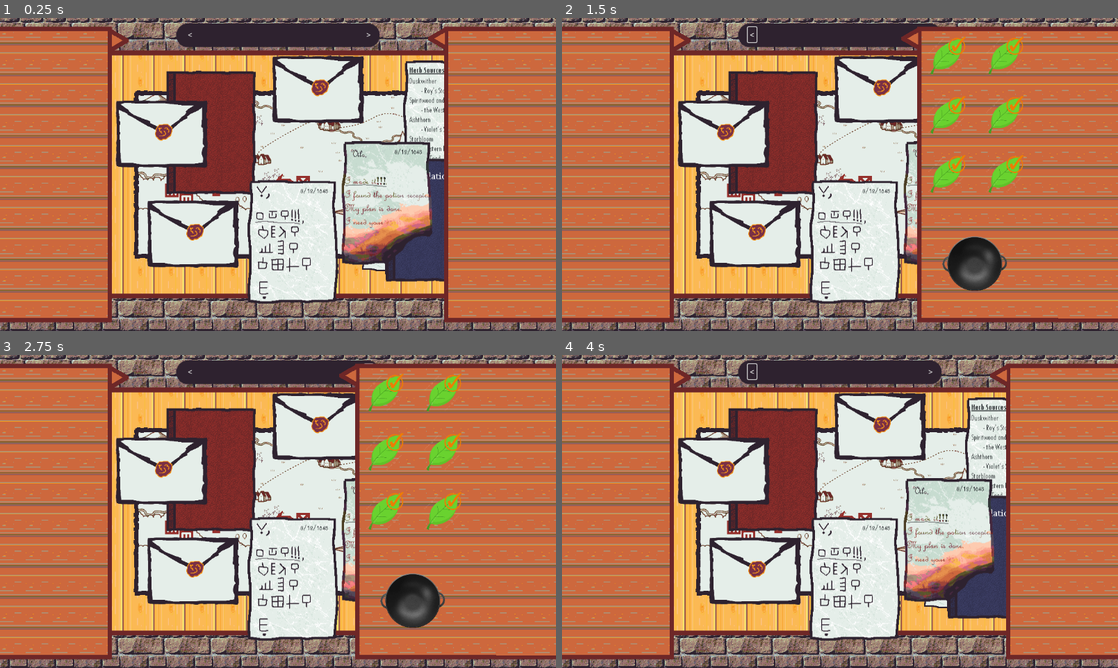
Above: before the commit, frames 1-4 (two rows, left to right).
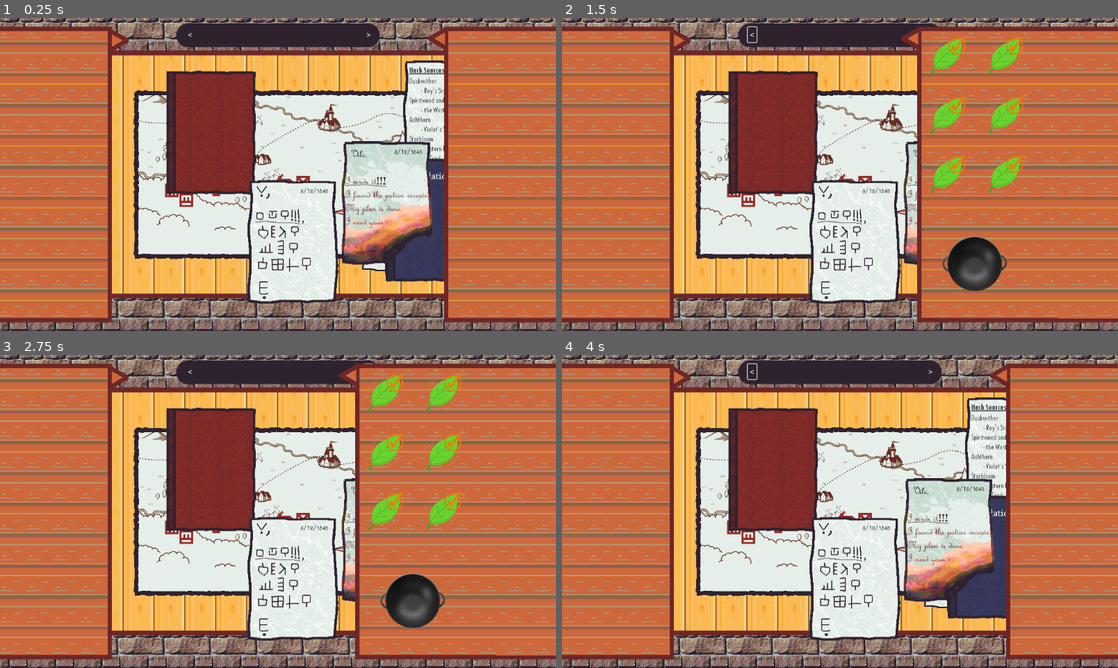
Above: after the commit, the same moments.

Repository: diegofdz333/the-alchemist
Game: Godot game, scene res://scenes/Main.tscn
Two runs of this game, one before a commit and one after it. Both use one fixed random seed, a clock stepped at 60 frames per second and the inputs below.
Inputs (mouse positions are in pixels of both pictures, inside the frame that each line leads up to):
- Up to frame 1 (0.25 s): no input
- Up to frame 2 (1.5 s): click (1001, 39) at 0.52 s; click "<" at 1.25 s
- Up to frame 3 (2.75 s): click ">" at 2 s
- Up to frame 4 (4 s): click (912, 376) at 2.77 s; click "<" at 3.5 s

The runs differ from the first frame. In frame 1, 6.7% of the frame differs, in the area x 20-66%, y 12-80%; in frame 2, 6.5%; in frame 3, 6.5%; in frame 4, 6.7%.

Commit message:
Delete Temp Letters

Diff:
--- a/scenes/Main.tscn
+++ b/scenes/Main.tscn
@@ -1,32 +1,31 @@
-[gd_scene load_steps=23 format=3 uid="uid://de0bxnxrfky8a"]
+[gd_scene load_steps=28 format=3 uid="uid://de0bxnxrfky8a"]
 
 [ext_resource type="Script" path="res://scripts/main.gd" id="1_478tm"]
 [ext_resource type="Script" path="res://scripts/documents_handler.gd" id="1_bl5sq"]
-[ext_resource type="PackedScene" uid="uid://dml2o4mtpde67" path="res://Document.tscn" id="2_2uoe8"]
 [ext_resource type="AudioStream" uid="uid://tifoisvalf6e" path="res://assets/music/Botanical Brewery.mp3" id="2_qdvx0"]
 [ext_resource type="Texture2D" uid="uid://ca4vyoeydh6ex" path="res://assets/table.png" id="3_f8pjf"]
 [ext_resource type="Texture2D" uid="uid://ckp7n13l86t17" path="res://assets/documents/unburntLetter.png" id="4_d8ovf"]
 [ext_resource type="Texture2D" uid="uid://bggqqjhi6lura" path="res://assets/bricks.png" id="4_gd8ix"]
 [ext_resource type="Texture2D" uid="uid://cjms1wtsnkkq0" path="res://assets/documents/burntLetter.png" id="5_4eq1o"]
-[ext_resource type="PackedScene" uid="uid://b5fis15vkrthn" path="res://scenes/DocumentMenu.tscn" id="6_lgqyx"]
-[ext_resource type="PackedScene" uid="uid://dml2o4mtpde67" uid="uid://c2l8r3021bgo0" path="res://scenes/Document.tscn" id="6_sct4c"]
+[ext_resource type="PackedScene" uid="uid://b5fis15vkrthn" path="res://DocumentMenu.tscn" id="6_lgqyx"]
+[ext_resource type="PackedScene" uid="uid://c2l8r3021bgo0" path="res://scenes/Document.tscn" id="6_sct4c"]
 [ext_resource type="Texture2D" uid="uid://bncrq8qe0wpcu" path="res://assets/documents/book/book-page-0.png" id="7_1wq1i"]
-[ext_resource type="PackedScene" uid="uid://b6e5mddcrrd11" path="res://scenes/Cauldron.tscn" id="7_lg7qs"]
+[ext_resource type="PackedScene" path="res://scenes/Cauldron.tscn" id="7_lg7qs"]
 [ext_resource type="Script" path="res://scripts/text_popup.gd" id="8_axhao"]
 [ext_resource type="Texture2D" uid="uid://cdajpqcljhsrr" path="res://assets/textBar.png" id="8_fxjid"]
 [ext_resource type="Script" path="res://scripts/book.gd" id="8_uy8em"]
 [ext_resource type="Script" path="res://scripts/book_button.gd" id="9_uv647"]
 [ext_resource type="LabelSettings" uid="uid://dvbui4870kuc" path="res://resources/secret_label_settings.tres" id="10_3cly0"]
-[ext_resource type="PackedScene" uid="uid://cxfcyyca6olrd" path="res://scenes/PlantMenu.tscn" id="12_cwajq"]
+[ext_resource type="Texture2D" uid="uid://b7sijfyusgtg8" path="res://assets/documents/herb-sources.png" id="10_5825u"]
+[ext_resource type="Texture2D" uid="uid://b1xpxyf5vqnbd" path="res://assets/documents/map.png" id="11_553rl"]
+[ext_resource type="Texture2D" uid="uid://buxma5mjdp01q" path="res://assets/documents/translations/translations-0.png" id="11_pdu1p"]
+[ext_resource type="Script" path="res://scripts/translation_book.gd" id="12_5014t"]
+[ext_resource type="PackedScene" path="res://scenes/PlantMenu.tscn" id="12_cwajq"]
+[ext_resource type="Texture2D" uid="uid://1tydn0godjno" path="res://assets/documents/note.png" id="12_t862x"]
 [ext_resource type="PackedScene" path="res://scenes/Plant.tscn" id="13_m0xuo"]
 [ext_resource type="Texture2D" uid="uid://y82niwuxx1im" path="res://assets/plants/leaf.png" id="14_hvh61"]
 [ext_resource type="Texture2D" uid="uid://f1bs0wqm05im" path="res://assets/plants/leaf_selected.png" id="15_ug3ac"]
 [ext_resource type="Script" path="res://scripts/plant_handler.gd" id="16_mql5o"]
-[ext_resource type="Texture2D" uid="uid://b7sijfyusgtg8" path="res://assets/documents/herb-sources.png" id="10_5825u"]
-[ext_resource type="Texture2D" uid="uid://b1xpxyf5vqnbd" path="res://assets/documents/map.png" id="11_553rl"]
-[ext_resource type="Texture2D" uid="uid://buxma5mjdp01q" path="res://assets/documents/translations/translations-0.png" id="11_pdu1p"]
-[ext_resource type="Script" path="res://scripts/translation_book.gd" id="12_5014t"]
-[ext_resource type="Texture2D" uid="uid://1tydn0godjno" path="res://assets/documents/note.png" id="12_t862x"]
 
 [sub_resource type="LabelSettings" id="LabelSettings_na3qj"]
 font_size = 22
@@ -96,15 +95,6 @@
 
 [node name="Documents" type="Node" parent="."]
 script = ExtResource("1_bl5sq")
-
-[node name="Dummy-letter4" parent="Documents" instance=ExtResource("6_sct4c")]
-position = Vector2(83, -176)
-
-[node name="Dummy-letter3" parent="Documents" instance=ExtResource("6_sct4c")]
-position = Vector2(-241, -84)
-
-[node name="Dummy-letter2" parent="Documents" instance=ExtResource("6_sct4c")]
-position = Vector2(-176, 123)
 
 [node name="Unburnt Letter" parent="Documents" instance=ExtResource("6_sct4c")]
 position = Vector2(31, 141)
@@ -181,10 +171,6 @@
 text = ">"
 script = ExtResource("9_uv647")
 
-[node name="DocumentMenu" parent="." instance=ExtResource("6_lgqyx")]
-z_index = 40
-position = Vector2(-561, 16)
-
 [node name="TranslationsBook" parent="Documents" instance=ExtResource("6_sct4c")]
 z_index = 1
 position = Vector2(316, 95)
@@ -287,6 +273,10 @@
 texture = ExtResource("12_t862x")
 text = "QG,PA"
 small_texture = ExtResource("12_t862x")
+
+[node name="DocumentMenu" parent="." instance=ExtResource("6_lgqyx")]
+z_index = 40
+position = Vector2(-561, 16)
 
 [node name="Table" type="Sprite2D" parent="."]
 z_index = -5
@@ -375,7 +365,6 @@
 [connection signal="text_changed" from="Documents/TranslationsBook/Line3" to="Documents/TranslationsBook" method="_on_line_3_text_changed"]
 [connection signal="text_changed" from="Documents/TranslationsBook/Line4" to="Documents/TranslationsBook" method="_on_line_4_text_changed"]
 [connection signal="text_changed" from="Documents/TranslationsBook/Line5" to="Documents/TranslationsBook" method="_on_line_5_text_changed"]
-[connection signal="expand_button_pressed" from="DocumentMenu" to="." method="_on_document_menu_expand_button_pressed"]
 [connection signal="button_down" from="TestBar/LeftText" to="TestBar/EnglishLabel" method="_on_left_text_button_down"]
 [connection signal="button_down" from="TestBar/LeftText" to="TestBar/SecretLabel" method="_on_left_text_button_down"]
 [connection signal="button_down" from="TestBar/RightText" to="TestBar/EnglishLabel" method="_on_right_text_button_down"]
